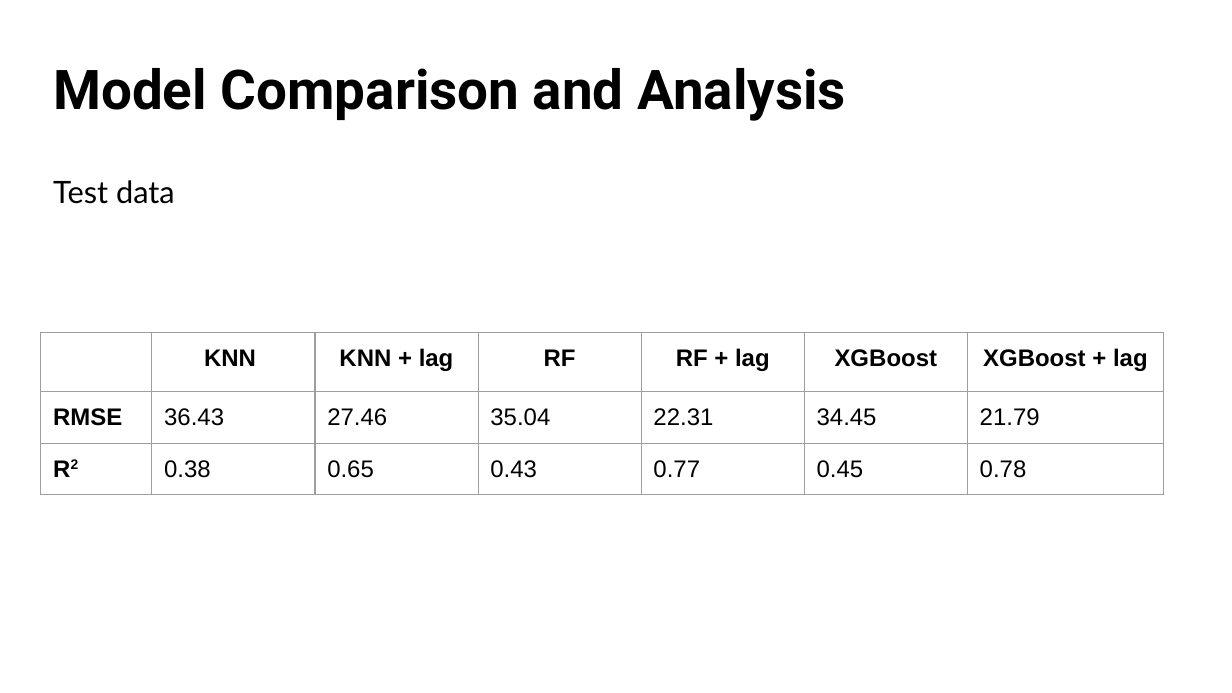
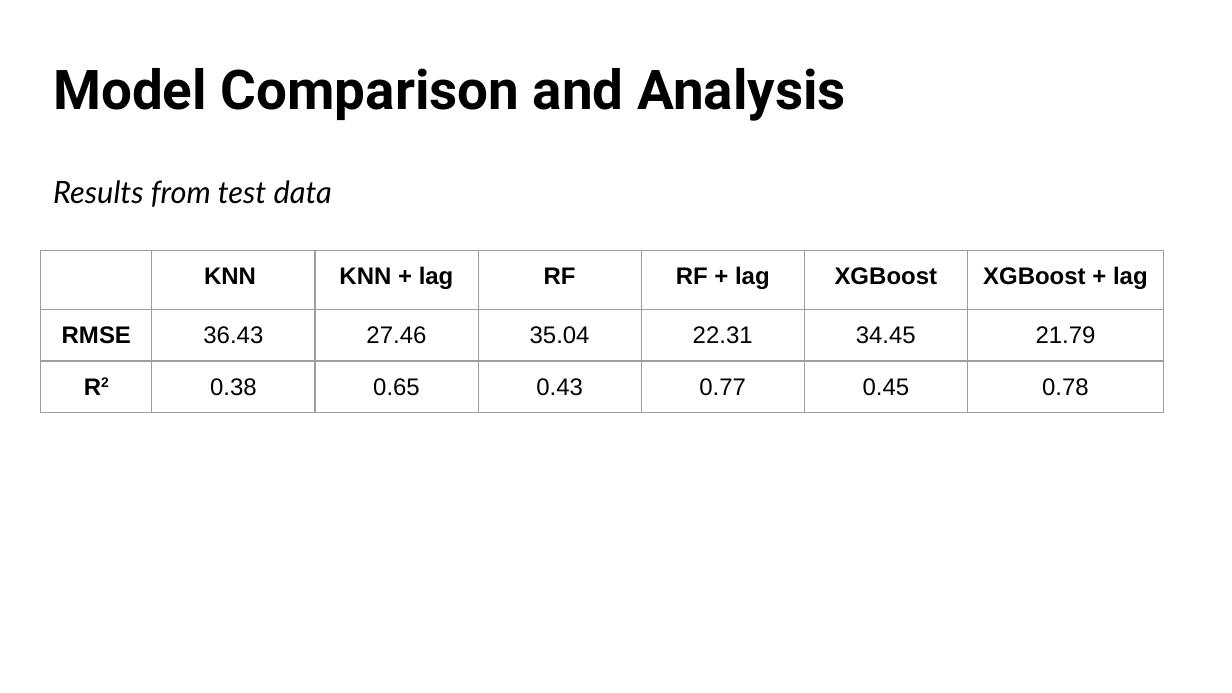
Before and after one commit to hannahdoyal/ml-project-air-pollution, a slide deck: slide 16 of Urban_Air_Pollution.pptx. Drawn at 1232x693 pixels with LibreOffice and Linux fonts; fonts in the diff are those of the drawing. Boxes give left, top, right and bottom in pixels: in the first picture for what was removed or moved away, otherwise in the second. Text is boxed around its words. In the diff, an @@ line names an element or a change of style, - is before the commit and + after.

```diff
--- a/Urban_Air_Pollution.pptx
+++ b/Urban_Air_Pollution.pptx
@@ text at bbox=[53, 180, 332, 207]: text changed; italic on @@
-Test data
+Results from test data
@@ table at bbox=[41, 250, 1161, 654] @@
@@ alignment left to centre @@
@@ table: place and size @@
-table at bbox=[41, 333, 1161, 693]
+table at bbox=[41, 250, 1161, 654]
```
Also in this commit, not shown: 5 other slides changed.
